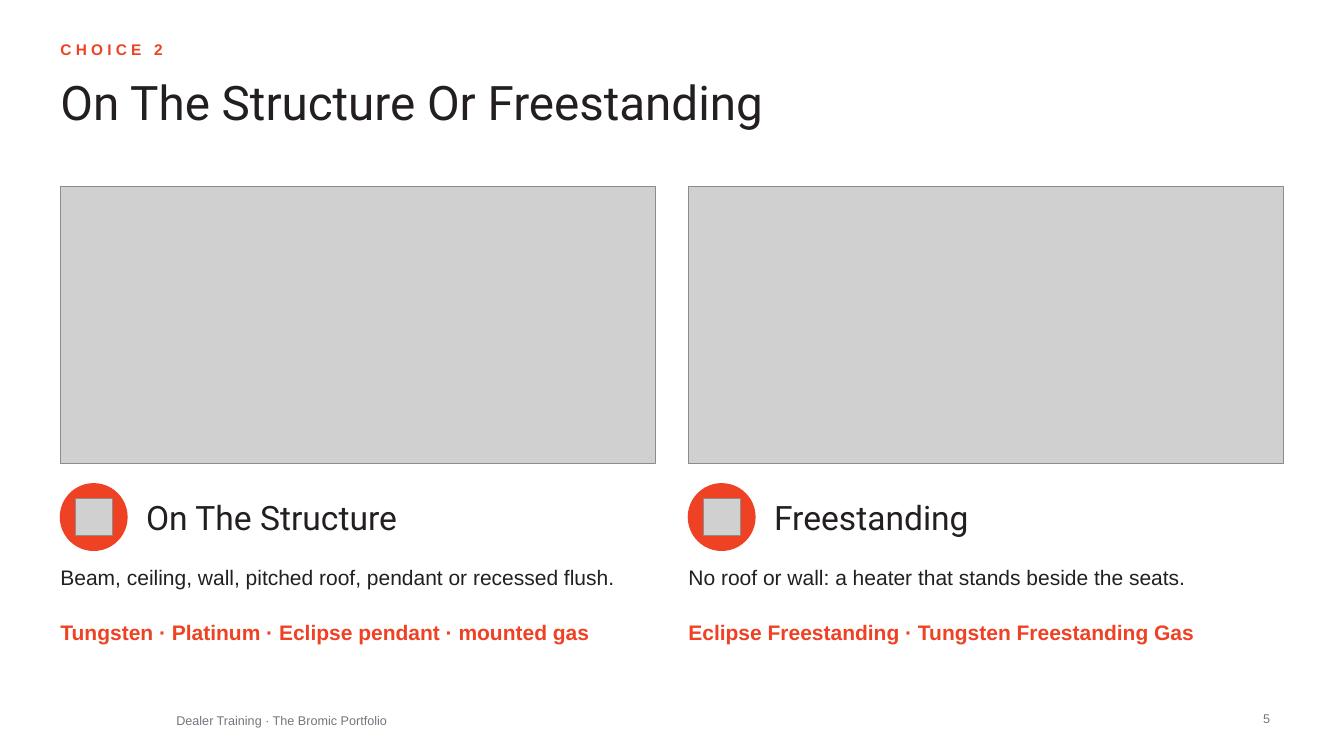
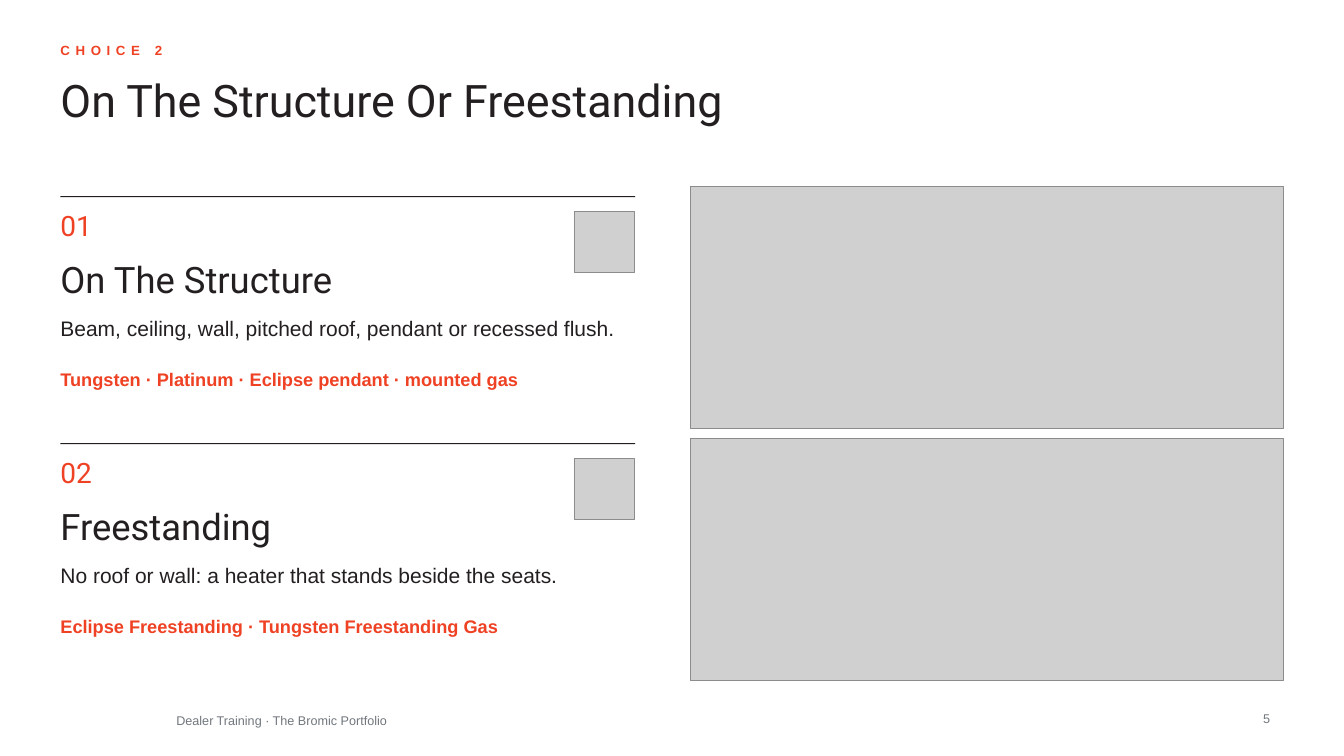
Before and after one commit to aayuvis/Bromic_Marketing, a slide deck: slide 5 of decks/training/out/Bromic-Dealer-Bromic-Portfolio.pptx. Drawn at 1344x756 pixels with LibreOffice and Linux fonts; fonts in the diff are those of the drawing; grey boxes stand for pictures; background and template pictures are left out. Boxes give left, top, right and bottom in pixels: in the first picture for what was removed or moved away, otherwise in the second. Text is boxed around its words. In the diff, an @@ line names an element or a change of style, - is before the commit and + after.

```diff
--- a/decks/training/out/Bromic-Dealer-Bromic-Portfolio.pptx
+++ b/decks/training/out/Bromic-Dealer-Bromic-Portfolio.pptx
@@ text "CHOICE 2" at (155, 46, 162, 55): size 11 to 9.5 pt, letter spacing 3 to 4 pt @@
@@ title "On The Structure Or Freestanding" at (60, 83, 722, 127): size 34 to 32 pt @@
@@ picture removed at (60, 187, 655, 464) @@
@@ line added from (60, 197) to (635, 197), #231F20 0.75 pt @@
@@ picture: place and size @@
-picture at (689, 187, 1284, 464)
+picture at (691, 187, 1284, 429)
@@ text added at (60, 216, 91, 237), 20 pt, text #EF4123 @@
+01
@@ picture added at (575, 212, 635, 272) @@
@@ text "On The Structure": place and size @@
-text "On The Structure" at (146, 504, 397, 531)
+text "On The Structure" at (60, 265, 332, 294)
@@ text "On The Structure" at (60, 265, 332, 294): size 24 to 26 pt; vertical alignment middle to top @@
@@ text "Beam, ceiling, wall, pitched roof, ...": place and size @@
-text "Beam, ceiling, wall, pitched roof, ..." at (60, 569, 614, 589)
+text "Beam, ceiling, wall, pitched roof, ..." at (60, 320, 614, 340)
@@ text "Tungsten · Platinum · Eclipse ...": place and size @@
-text "Tungsten · Platinum · Eclipse ..." at (60, 624, 589, 645)
+text "Tungsten · Platinum · Eclipse ..." at (60, 372, 518, 390)
@@ text "Tungsten · Platinum · Eclipse ..." at (60, 372, 518, 390): size 15 to 13 pt @@
@@ line added from (60, 444) to (635, 444), #231F20 0.75 pt @@
@@ picture added at (691, 439, 1284, 681) @@
@@ text added at (60, 463, 91, 484), 20 pt, text #EF4123 @@
+02
@@ picture added at (575, 459, 635, 519) @@
@@ text "Freestanding" at (60, 512, 271, 548): size 24 to 26 pt; vertical alignment middle to top @@
@@ text "Freestanding": place and size @@
-text "Freestanding" at (774, 504, 969, 537)
+text "Freestanding" at (60, 512, 271, 548)
@@ ellipse removed at (60, 484, 127, 551) @@
@@ picture removed at (76, 499, 113, 536) @@
@@ ellipse removed at (689, 484, 755, 551) @@
@@ picture removed at (704, 499, 741, 536) @@
@@ text "No roof or wall: a ...": place and size @@
-text "No roof or wall: a ..." at (688, 569, 1185, 586)
+text "No roof or wall: a ..." at (60, 567, 557, 584)
@@ text "Eclipse Freestanding · Tungsten Freestanding ..." at (60, 619, 498, 637): size 15 to 13 pt @@
@@ text "Eclipse Freestanding · Tungsten Freestanding ...": place and size @@
-text "Eclipse Freestanding · Tungsten Freestanding ..." at (688, 624, 1194, 645)
+text "Eclipse Freestanding · Tungsten Freestanding ..." at (60, 619, 498, 637)
```
Also in this commit, not shown: 26 other slides changed, 1 slide added, 59 other files.
